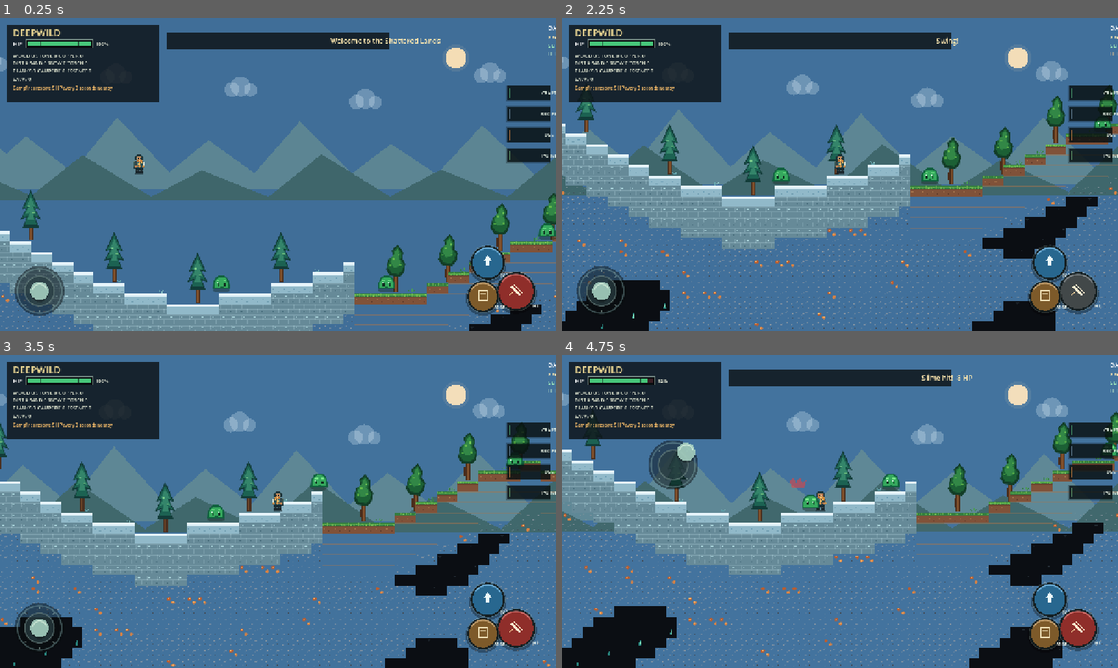
Above: before the commit, frames 1-4 (two rows, left to right).
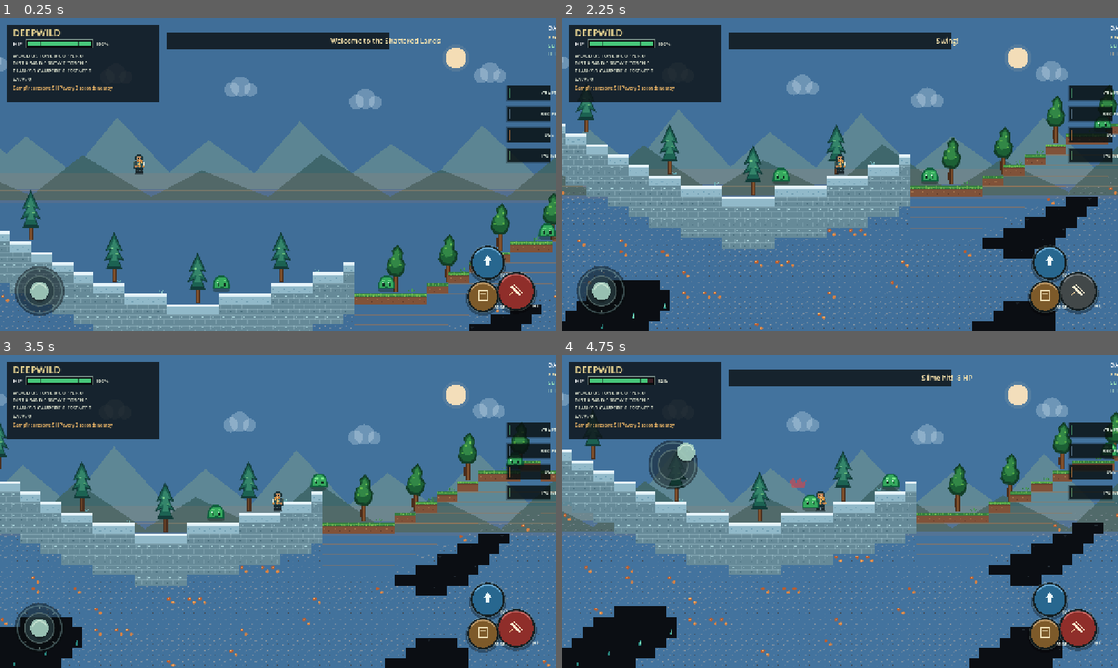
Above: after the commit, the same moments.

Repository: filesgloom-png/DEEPWILD-Shattered-Lands
Game: Godot game, scene res://scenes/main.tscn
Same seed, same stepped clock (60 frames per second), same inputs: the game is played once before the commit and once after it.
Inputs (mouse positions are in pixels of both pictures, inside the frame that each line leads up to):
- Up to frame 1 (0.25 s): no input
- Up to frame 2 (2.25 s): tap Enter (ui_accept) at 0.5, 0.77 s; move the mouse to (962, 158) at 0.52 s; hold Right (ui_right) 0.53-1.25 s; hold E 0.53-1.25 s; click (962, 158) at 0.67 s; drag from (728, 190) to (812, 237) at 1.27 s; move the mouse to (895, 105) at 2.02 s; hold Right (ui_right) from 2.03 s (still down); tap X at 2.1 s
- Up to frame 3 (3.5 s): release Right (ui_right) at 2.75 s; drag from (250, 574) to (111, 464) at 2.77 s
- Up to frame 4 (4.75 s): move the mouse to (1006, 558) at 3.52 s; hold Left (ui_left) 3.53-4.25 s; tap F at 3.6 s; tap Enter (ui_accept) at 3.77 s; drag from (673, 464) to (756, 433) at 4.27 s

The runs differ from the first frame. In frame 1, 0.4% of the frame differs, in the area x 0-100%, y 54-56%; in frame 2, 0.2%; in frame 3, 0.1%; in frame 4, less than 0.1%.

Commit message:
Add subtle dawn and dusk horizon glow

Diff:
--- a/scripts/main.gd
+++ b/scripts/main.gd
@@ -661,6 +661,13 @@
 		var y := horizon + 26.0 - h - camera_offset.y * 0.055
 		var near_color := Color(0.15, 0.29, 0.34).lerp(Color(0.34, 0.51, 0.50), sun)
 		draw_colored_polygon(PackedVector2Array([Vector2(x - 130, horizon + 26.0), Vector2(x, y), Vector2(x + 170, horizon + 26.0)]), near_color)
+	# A faint horizon glow adds depth at dawn and dusk without extra scene nodes.
+	var horizon_glow := clampf(1.0 - absf(sun - 0.5) * 3.2, 0.0, 1.0)
+	if horizon_glow > 0.0:
+		var glow_color := Color(1.0, 0.49, 0.28, horizon_glow * 0.10)
+		draw_rect(Rect2(0.0, horizon - 34.0, size.x, 68.0), glow_color)
+		var glow_line := Color(1.0, 0.68, 0.43, horizon_glow * 0.20)
+		draw_line(Vector2(0.0, horizon + 5.0), Vector2(size.x, horizon + 5.0), glow_line, 1.0)
 	# Soft cloud clusters and a gently glowing sun/moon.
 	for i in range(5):
 		var cx := fposmod(float(i * 287) - camera_offset.x * 0.035 + 80.0, size.x + 240.0) - 120.0
